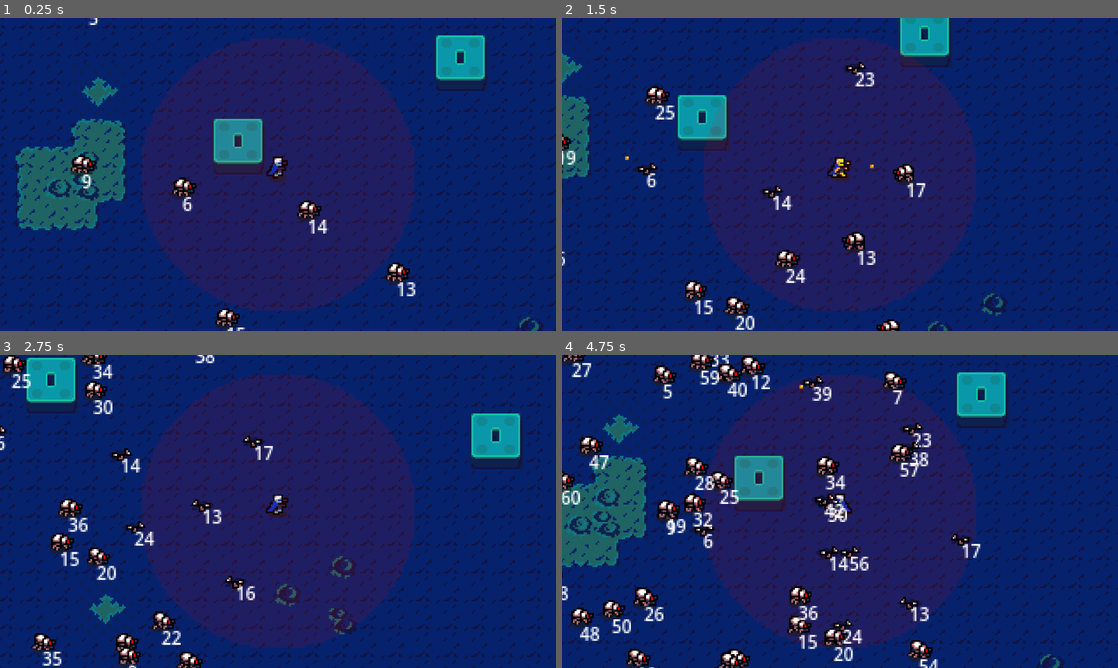
Above: before the commit, frames 1-4 (two rows, left to right).
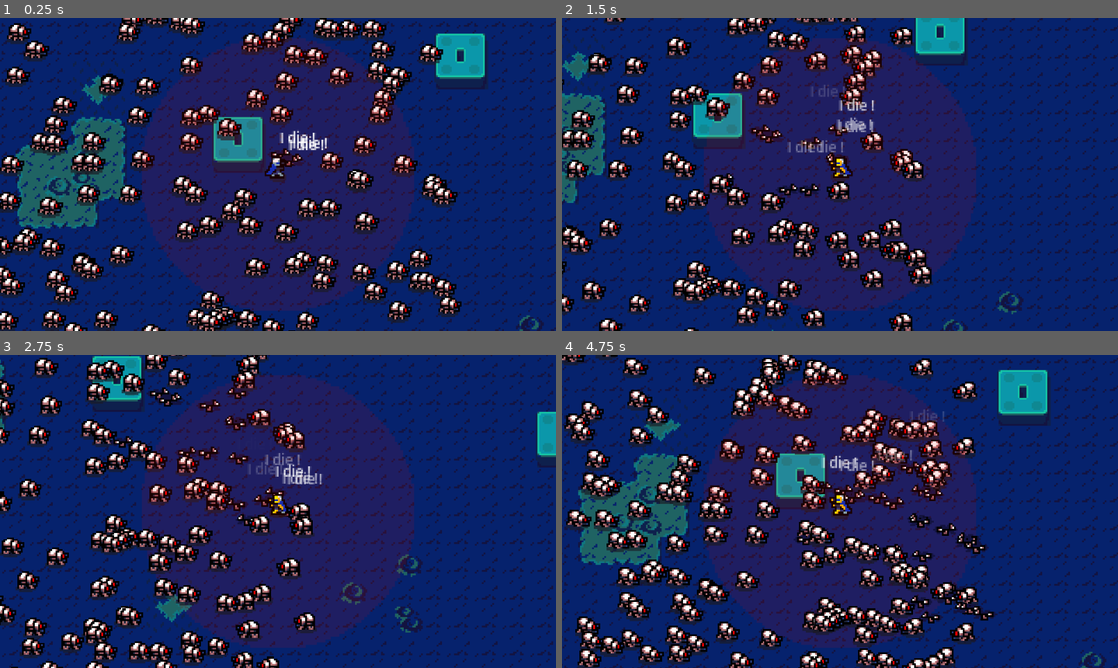
Above: after the commit, the same moments.

Repository: CmdZOD-Git/edf
Game: Godot game, scene res://main.tscn
The game is run twice, just before and just after one commit, with the same random seed, the same clock (stepped at 60 frames per second) and the same inputs.
Inputs:
- Up to frame 1 (0.25 s): no input
- Up to frame 2 (1.5 s): hold D (right) 0.53-1.28 s; hold S (down) from 1.28 s (still down)
- Up to frame 3 (2.75 s): release S (down) at 2.03 s; hold D (right) from 2.03 s (still down)
- Up to frame 4 (4.75 s): release D (right) at 2.78 s; hold W (up) 2.78-3.53 s; hold A (left) from 3.53 s (still down)

The runs differ from the first frame. In frame 1, 29% of the frame differs, in the area x 0-100%, y 0-100%; in frame 2, 32%; in frame 3, 34%; in frame 4, 47%.

Commit message:
removing enemy/terrain collision for FPS sake and minor improvement

Diff:
--- a/actor.tscn
+++ b/actor.tscn
@@ -40,3 +40,8 @@
 
 [node name="ControlManager" type="Node2D" parent="."]
 script = ExtResource("9_ed3e3")
+
+[node name="TextBox" type="Label" parent="."]
+offset_right = 32.0
+offset_bottom = 12.0
+theme_override_font_sizes/font_size = 8
--- a/actor_class.gd
+++ b/actor_class.gd
@@ -33,20 +33,24 @@
 
 	# Collision and mask
 	if actor_stat.is_player == true:
+		set_collision_layer_value(1,true)
 		set_collision_layer_value(2,true)
+		set_collision_layer_value(3,false)
+
 		set_collision_mask_value(1,true)
+		set_collision_mask_value(2,false)
 		set_collision_mask_value(3,true)
 	else:
+		set_collision_layer_value(1,false)
+		set_collision_layer_value(2,false)
 		set_collision_layer_value(3,true)
 
-		set_collision_mask_value(1,true)
+		set_collision_mask_value(1,false) # that's the big hack, remove enemy collision woth terrain for FPS sake
 		set_collision_mask_value(2,true)
+		set_collision_mask_value(3,false)
 
-	# Spritefrale
+	# Spriteframe
 		animation_manager.sprite_frames = actor_stat.sprite_frame
-
-	# Count
-		text_box.text = str(get_tree().root.get_node("Main").get_child_count())
 
 func _physics_process(_delta: float) -> void:
 	if not control_manager or not control_manager.direction:
@@ -60,6 +64,7 @@
 		velocity = Vector2.ZERO
 
 	move_and_slide()
+	#global_position += velocity
 
 func on_radio(data) -> void:
 	match data.type:
@@ -76,10 +81,12 @@
 	label.text = text
 	label.position.y = -15
 	label.add_theme_font_size_override("font_size", 8 )
-	tween.set_parallel()
+	tween.set_parallel(true)
 	tween.tween_property( label , "position:y", -40 , 1 )
 	tween.tween_property( label , "self_modulate:a", 0 , 1 )
+	tween.set_parallel(false)
 	tween.tween_callback(label.queue_free)
+	label.z_index = 10
 	add_child(label)
 	#await get_tree().create_timer(1).timeout
 	#label.queue_free()
--- a/detect_and_move_control.gd
+++ b/detect_and_move_control.gd
@@ -7,14 +7,20 @@
 var draw_range_sprite:Sprite2D
 var cooldown_timer:Timer
 
+var target_list:Array[Node2D]
+var selected_target:Node2D = null
+var selectecd_target_distance:float
+
 # Called when the node enters the scene tree for the first time.
 func _ready() -> void:
+	# setting up area
 	if area_size > 0:
 		range_area = Area2D.new()
 		var shape = CollisionShape2D.new()
 		var circle = CircleShape2D.new()
 		add_child(range_area)
 		range_area.add_child(shape)
+		range_area.monitorable = false
 		range_area.set_collision_mask_value(1,false)
 		range_area.set_collision_mask_value(2,true) # By default, only check player layer
 		range_area.set_collision_mask_value(3,false)
@@ -35,27 +41,44 @@
 	cooldown_timer.start()
 	cooldown_timer.timeout.connect(on_cooldown_timeout)
 
+	# signal
+	range_area.body_entered.connect(on_entered)
+	range_area.body_exited.connect(on_exited)
 
+	# First filling
+	target_array_init()
 
 func on_cooldown_timeout():
-	var target_list:Array[Node2D] = range_area.get_overlapping_bodies()
-	var selected_target:Node2D = null
-	var selectecd_target_distance:float
-
-	# Find a target
-	for item:Node2D in target_list:
-		if not selected_target:
-			selected_target = item
-			selectecd_target_distance = item.global_position.distance_squared_to(global_position)
-			continue
-
-		var distance_to_target:float = item.global_position.distance_squared_to(global_position)
-
-		if  distance_to_target < selectecd_target_distance:
-			selected_target = item
-			selectecd_target_distance = item.global_position.distance_squared_to(global_position)
-
 	if not selected_target:
 		controller.direction =  Vector2.ZERO
 	else:
 		controller.direction = global_position.direction_to(selected_target.global_position)
+
+func target_array_init() -> void:
+	target_list = range_area.get_overlapping_bodies()
+
+	# Find a target
+	for item:Node2D in target_list:
+		target_wrapper(item)
+
+func on_entered(body) -> void:
+	target_list.append(body)
+	target_wrapper(body)
+
+func on_exited(body) -> void:
+	target_list.erase(body)
+
+func target_wrapper(body) -> void:
+	call_deferred("target_if_closer", body)
+	#target_if_closer(body)
+
+func target_if_closer(body) -> void:
+	if not selected_target:
+		selected_target = body
+		selectecd_target_distance = body.global_position.distance_squared_to(global_position)
+
+	var distance_to_target:float = body.global_position.distance_squared_to(global_position)
+
+	if  distance_to_target < selectecd_target_distance:
+		selected_target = body
+		selectecd_target_distance = body.global_position.distance_squared_to(global_position)
--- a/item_class.gd
+++ b/item_class.gd
@@ -76,6 +76,7 @@
 	projectile.item_owner = actor
 	projectile.shooting_item = self
 	projectile.damage = item_resource.damage
+	projectile.speed = item_resource.speed
 	projectile.texture = item_resource.texture
 	projectile.current_position = global_position
 	projectile.direction = global_position.direction_to(selected_target.global_position)
--- a/item_resource.gd
+++ b/item_resource.gd
@@ -9,11 +9,13 @@
 	melee,
 }
 
+@export var title:String = "default gun"
 @export var area_size:float
 @export var cooldown_second:float
 @export var type:Type
 @export var texture:Texture2D
 @export var damage:float
+@export var speed:float
 @export var spray_degree:float = 0
 @export var draw_range:bool
 @export var piercing:int = 1
--- a/item_template.tscn
+++ b/item_template.tscn
@@ -1,7 +1,7 @@
 [gd_scene load_steps=3 format=3 uid="uid://d4npkasg0ktvj"]
 
 [ext_resource type="Script" path="res://item_class.gd" id="1_kdiuv"]
-[ext_resource type="Resource" uid="uid://csrvcosomvbek" path="res://test_gun_itemresource.tres" id="2_ubbg8"]
+[ext_resource type="Resource" uid="uid://csrvcosomvbek" path="res://pistol_gun_itemresource.tres" id="2_ubbg8"]
 
 [node name="RegularGun" type="Node2D"]
 script = ExtResource("1_kdiuv")
--- a/main.tscn
+++ b/main.tscn
@@ -4,6 +4,7 @@
 [ext_resource type="TileSet" uid="uid://4ocoqagpfapl" path="res://tileset/city_tileset.tres" id="1_t2brp"]
 
 [node name="Main" type="Node2D"]
+y_sort_enabled = true
 texture_filter = 1
 
 [node name="TestSetup" type="Node2D" parent="."]
--- a/project.godot
+++ b/project.godot
@@ -13,6 +13,7 @@
 config/name="EDF"
 run/main_scene="res://main.tscn"
 config/features=PackedStringArray("4.2", "Forward Plus")
+run/max_fps=60
 config/icon="res://icon.svg"
 
 [display]
--- a/test_gun_itemresource.tres
+++ /dev/null
@@ -1,20 +0,0 @@
-[gd_resource type="Resource" script_class="ItemResource" load_steps=4 format=3 uid="uid://csrvcosomvbek"]
-
-[ext_resource type="Script" path="res://item_resource.gd" id="1_22j1q"]
-[ext_resource type="Texture2D" uid="uid://c18sfecmxv4bh" path="res://UI/bullets&plasma.png" id="2_txhn6"]
-
-[sub_resource type="AtlasTexture" id="AtlasTexture_67r6q"]
-atlas = ExtResource("2_txhn6")
-region = Rect2(0, 0, 8, 8)
-
-[resource]
-script = ExtResource("1_22j1q")
-area_size = 80.0
-cooldown_second = 0.25
-type = 0
-texture = SubResource("AtlasTexture_67r6q")
-damage = 3.0
-spray_degree = 10.0
-draw_range = true
-piercing = 1
-motion = 0
--- a/test_setup.gd
+++ b/test_setup.gd
@@ -1,4 +1,6 @@
 extends Node2D
+
+const MAX_ENEMY:int = 200
 
 @onready var main = get_tree().root.get_node("Main")
 var enemy_spawn_timer:Timer
@@ -27,15 +29,15 @@
 
 	# spawn test_gun
 	var test_gun:Item = preload("res://item_template.tscn").instantiate()
-	test_gun.item_resource = load("res://test_gun_itemresource.tres")
+	test_gun.item_resource = load("res://pistol_gun_itemresource.tres")
 	player.item_manager.add_child(test_gun)
 
 	# spawn enemies
-	for i in range(10):
+	for i in range(MAX_ENEMY):
 		spawn_enemy()
 
 func spawn_enemy() -> void:
-	if get_tree().root.get_node("Main").get_child_count() > 100:
+	if get_tree().root.get_node("Main").get_child_count() >= MAX_ENEMY:
 		return
 
 	var enemy_spawn:Actor = preload("res://actor_template.tscn").instantiate()
--- a/tileset/city_tileset.tres
+++ b/tileset/city_tileset.tres
@@ -968,5 +968,6 @@
 [resource]
 occlusion_layer_0/light_mask = 1
 physics_layer_0/collision_layer = 1
+physics_layer_0/collision_mask = 0
 navigation_layer_0/layers = 1
 sources/0 = SubResource("TileSetAtlasSource_ys2dt")
